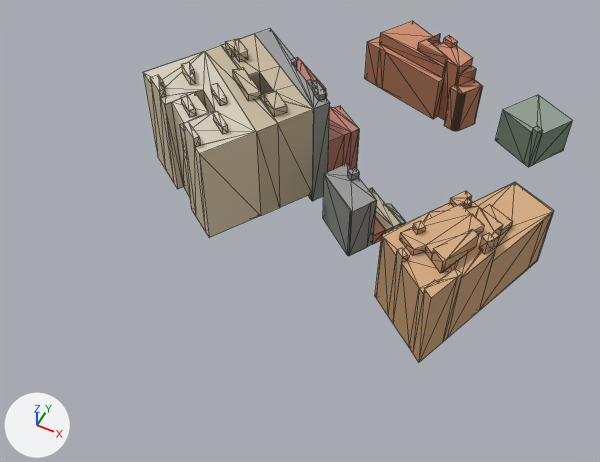
What one commit did to the glTF model public/models/washington-city/tile-0_3.glb.
Before and after are seen from a 50 mm camera at (202.0, -924.0, 288.0) aimed at (90.0, -700.0, 8.0). Lighting does not change. The marker at lower left points along +X, +Y and +Z. The older version comes first. Mesh edges are drawn as thin lines. Where no turn or scale is listed for an object, it has been applied to the vertices. Vertices at exactly the same position are counted once.

Before the edit, the objects in view are built like this:
```python
me_mesh_1 = bpy.data.meshes.new('Mesh_1')
me_mesh_1.from_pydata(...)  # 534 vertices, 546 faces; spans x -93.0..93.0, y -88.0..88.0, z -31.0..31.0
me_mesh_1.materials.append(mat_city_ground)
me_mesh_2 = bpy.data.meshes.new('Mesh_2')
me_mesh_2.from_pydata(...)  # 385 vertices, 297 faces; spans x -93.0..93.0, y -88.0..88.0, z -26.0..26.0
me_mesh_2.materials.append(mat_city_ground)
ob_roof = bpy.data.objects.new('roof', me_mesh_2)
ob_roof.location = (97.4, -651.4, 36.2)
ob_wall = bpy.data.objects.new('wall', me_mesh_1)
ob_wall.location = (97.4, -651.4, 31.5)
```
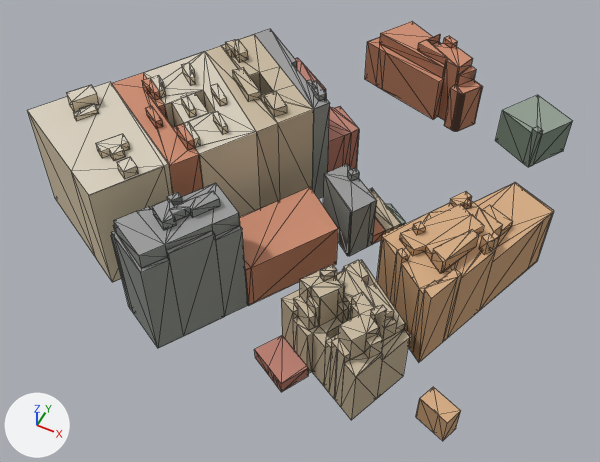
Where the newer file only moved an object's origin or applied its transform, the numbers keep the older frame.

Pixel boxes (x1, y1, x2, y2) of what changed, in the pictures (600 x 462 px):
```json
{"object": "wall", "change": "reshaped", "before": [143, 33, 573, 362], "after": [28, 33, 573, 441], "on screen": "27% wider, 24% taller"}
{"object": "roof", "change": "reshaped", "before": [143, 21, 573, 298], "after": [27, 21, 572, 423], "on screen": "27% wider, 45% taller"}
{"part": 1, "of": "me_mesh_1", "change": "added", "after": [117, 164, 138, 179]}
{"part": 2, "of": "me_mesh_1", "change": "added", "after": [145, 108, 163, 129]}
{"part": 3, "of": "me_mesh_1", "change": "built on", "before": [373, 222, 406, 244], "after": [28, 72, 461, 441]}
{"part": 4, "of": "me_mesh_2", "change": "added", "after": [96, 134, 128, 154]}
{"part": 5, "of": "me_mesh_2", "change": "added", "after": [146, 106, 161, 122]}
{"part": 6, "of": "me_mesh_2", "change": "added", "after": [366, 334, 383, 346]}
{"part": 7, "of": "me_mesh_2", "change": "added", "after": [371, 305, 387, 315]}
{"part": 8, "of": "me_mesh_2", "change": "added", "after": [337, 302, 348, 311]}
{"part": 9, "of": "me_mesh_2", "change": "added", "after": [384, 317, 396, 328]}
{"part": 10, "of": "me_mesh_2", "change": "added", "after": [27, 51, 461, 423]}
```

Edits to the scene script, one JSON object a line:
```json
{"block": "me_mesh_1", "where": "# used by ob_wall; location = (97.4, -651.4, 31.5)"}
{"op": "remove", "block": "me_mesh_1", "code": "me_mesh_1.from_pydata(...)  # 534 vertices, 546 faces; spans x -93.0..93.0, y -88.0..88.0, z -31.0..31.0"}
{"op": "add", "block": "me_mesh_1", "code": "me_mesh_1.from_pydata(...)  # 977 vertices, 1006 faces; spans x -121.0..93.0, y -129.0..88.0, z -31.0..33.0"}
{"block": "me_mesh_1", "change": "me_mesh_1 part 1: the loose piece of 8 vertices spanning x 47.0..52.0, y -62.0..-58.0, z 17.0..20.0 is copied, and the copy is scaled about its middle by (1.8, 1.75, 1.33), then moved by (-111.0, -31.0, 11.0); it spans x -66.0..-58.0, y -95.0..-87.0, z 27.0..31.0"}
{"block": "me_mesh_1", "change": "me_mesh_1 part 2: the loose piece of 8 vertices spanning x -66.0..-56.0, y -51.0..-43.0, z 26.0..30.0 is copied, and the copy is moved by (-9.0, -13.0, 0.0); it spans x -75.0..-65.0, y -64.0..-56.0, z 26.0..30.0"}
{"block": "me_mesh_1", "change": "me_mesh_1 part 3: 2 vertices moved within x 20.0..32.0, y -26.0..-18.0, z -21.0; 6 vertices removed from x 4.0..32.0, y -39.0..-18.0, z -25.0..-20.0; 433 vertices added at x -121.0..88.0, y -129.0..-18.0, z -27.0..33.0"}
{"block": "me_mesh_2", "where": "# used by ob_roof; location = (97.4, -651.4, 36.2)"}
{"op": "remove", "block": "me_mesh_2", "code": "me_mesh_2.from_pydata(...)  # 385 vertices, 297 faces; spans x -93.0..93.0, y -88.0..88.0, z -26.0..26.0"}
{"op": "add", "block": "me_mesh_2", "code": "me_mesh_2.from_pydata(...)  # 752 vertices, 567 faces; spans x -121.0..93.0, y -129.0..88.0, z -26.0..28.0"}
{"block": "me_mesh_2", "change": "me_mesh_2 part 4: the loose piece of 8 vertices spanning x 54.0..63.0, y -39.0..-30.0, z 11.0 is copied, and the copy is turned -7 degrees about the z axis through its middle and scaled by 1.48, then moved by (-133.0, -49.0, 15.0); it spans x -80.0..-68.0, y -89.0..-77.0, z 26.0"}
{"block": "me_mesh_2", "change": "me_mesh_2 part 5: the loose piece of 4 vertices spanning x -66.0..-56.0, y -51.0..-43.0, z 25.0 is copied, and the copy is moved by (-9.0, -13.0, 0.0); it spans x -75.0..-65.0, y -64.0..-56.0, z 25.0"}
{"block": "me_mesh_2", "change": "me_mesh_2 part 6: the loose piece of 4 vertices spanning x 47.0..52.0, y -62.0..-58.0, z 15.0 is copied, and the copy is moved by (4.0, -51.0, -8.0); it spans x 50.0..56.0, y -114.0..-108.0, z 7.0"}
{"block": "me_mesh_2", "change": "me_mesh_2 part 7: the loose piece of 4 vertices spanning x 7.0..12.0, y -34.0..-29.0, z 2.0 is copied, and the copy is moved by (41.0, -72.0, 12.0); it spans x 49.0..53.0, y -106.0..-101.0, z 14.0"}
{"block": "me_mesh_2", "change": "me_mesh_2 part 8: the loose piece of 4 vertices spanning x 45.0..50.0, y -75.0..-70.0, z 11.0 is copied, and the copy is moved by (-12.0, -27.0, -9.0); it spans x 34.0..38.0, y -102.0..-98.0, z 3.0"}
{"block": "me_mesh_2", "change": "me_mesh_2 part 9: the loose piece of 4 vertices spanning x 7.0..12.0, y -34.0..-29.0, z 2.0 is copied, and the copy is moved by (44.0, -68.0, 1.0); it spans x 51.0..56.0, y -102.0..-96.0, z 3.0"}
{"block": "me_mesh_2", "change": "me_mesh_2 part 10: 335 vertices added at x -121.0..88.0, y -129.0..-35.0, z -25.0..28.0"}
{"block": "me_mesh_2", "change": "other edits to the shape of me_mesh_2 do not show in these pictures"}
```
